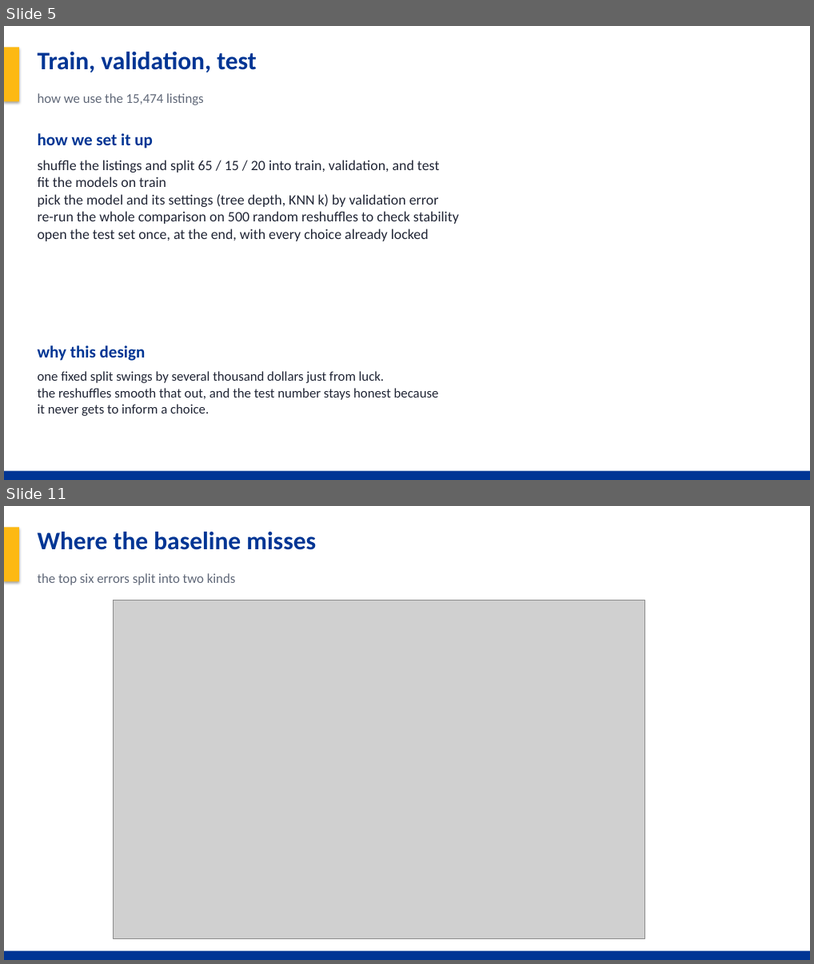
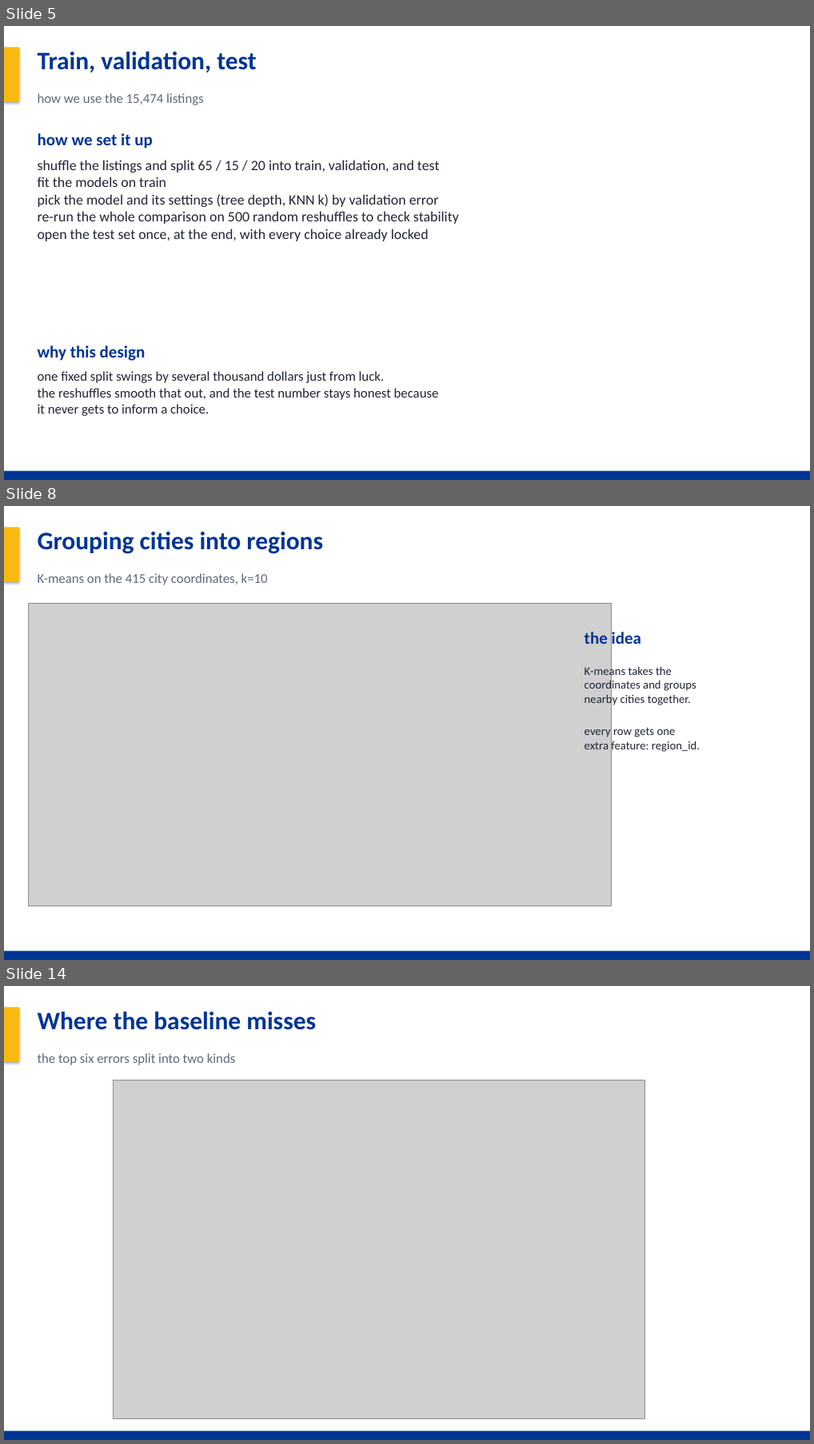
Before and after one commit to Noah-Gallego/house-price-4450-final, a slide deck: HousePrice_Final_Project.pptx. Shown one above the other, each under a label of ours: slides 5 and 11 before the commit, slides 5, 8 and 14 after it; the slides between them are not shown. The pictures are 814x964 and 814x1444 pixels, drawn with LibreOffice and Linux fonts; fonts in the diff are those of the drawing; grey boxes stand for pictures. Boxes give left, top, right and bottom in pixels: in the first picture for what was removed or moved away, otherwise in the second. Text is boxed around its words. In the diff, an @@ line names an element or a change of style, - is before the commit and + after.

Commit message:
Add region clustering, MLR results, distance-metric CV, updated deck

```diff
--- a/HousePrice_Final_Project.pptx
+++ b/HousePrice_Final_Project.pptx
@@ slide 8 added at bbox=[4, 506, 810, 960], background #FFFFFF @@
@@ rectangle added at bbox=[4, 506, 810, 960], fill #FFFFFF @@
@@ rectangle added at bbox=[4, 527, 19, 582], fill #FDB913 @@
@@ text added at bbox=[38, 532, 323, 554], 30 pt, text #003594, bold @@
+Grouping cities into regions
@@ text added at bbox=[38, 573, 268, 585], 16 pt, text #606878 @@
+K-means on the 415 city coordinates, k=10
@@ picture added at bbox=[28, 603, 612, 905] @@
@@ text added at bbox=[585, 632, 642, 644], 20 pt, text #003594, bold @@
+the idea
@@ text added at bbox=[585, 664, 700, 753], 14 pt, text #202535 @@
+K-means takes the
+coordinates and groups
+nearby cities together.
+every row gets one
+extra feature: region_id.
@@ rectangle added at bbox=[4, 951, 810, 960], fill #003594 @@
@@ what was slide 11 is now slide 14 @@
```
Also in this commit, not shown: 2 slides changed, 5 other slides added, 3 slides removed, 13 other files.
